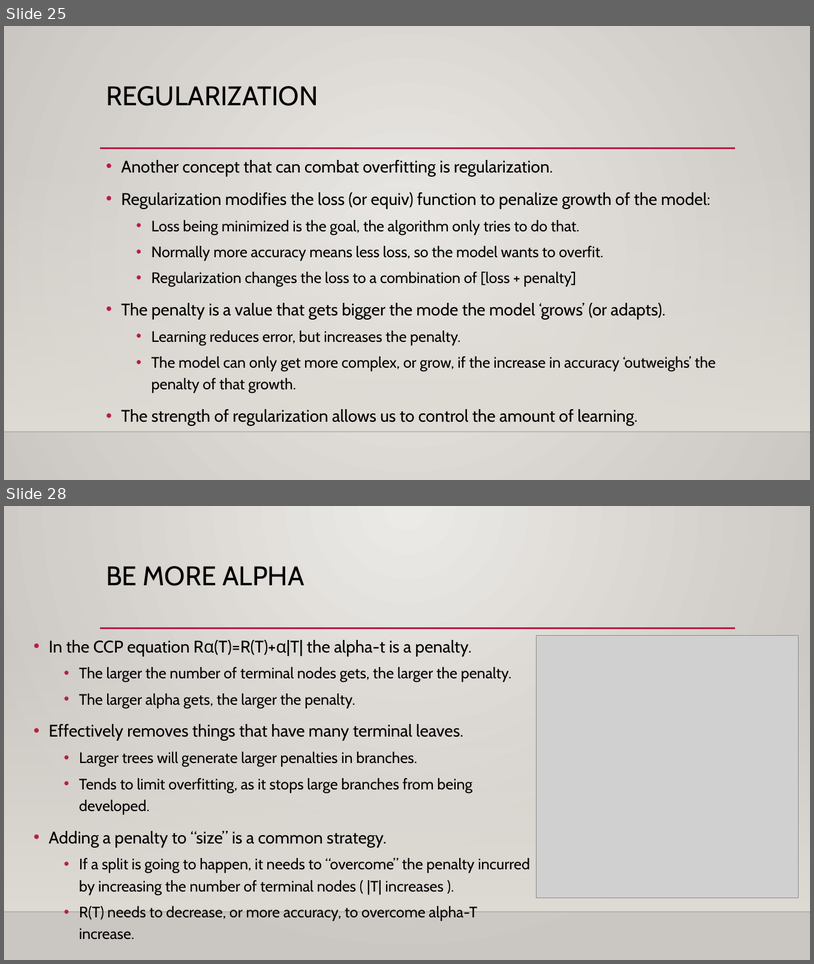
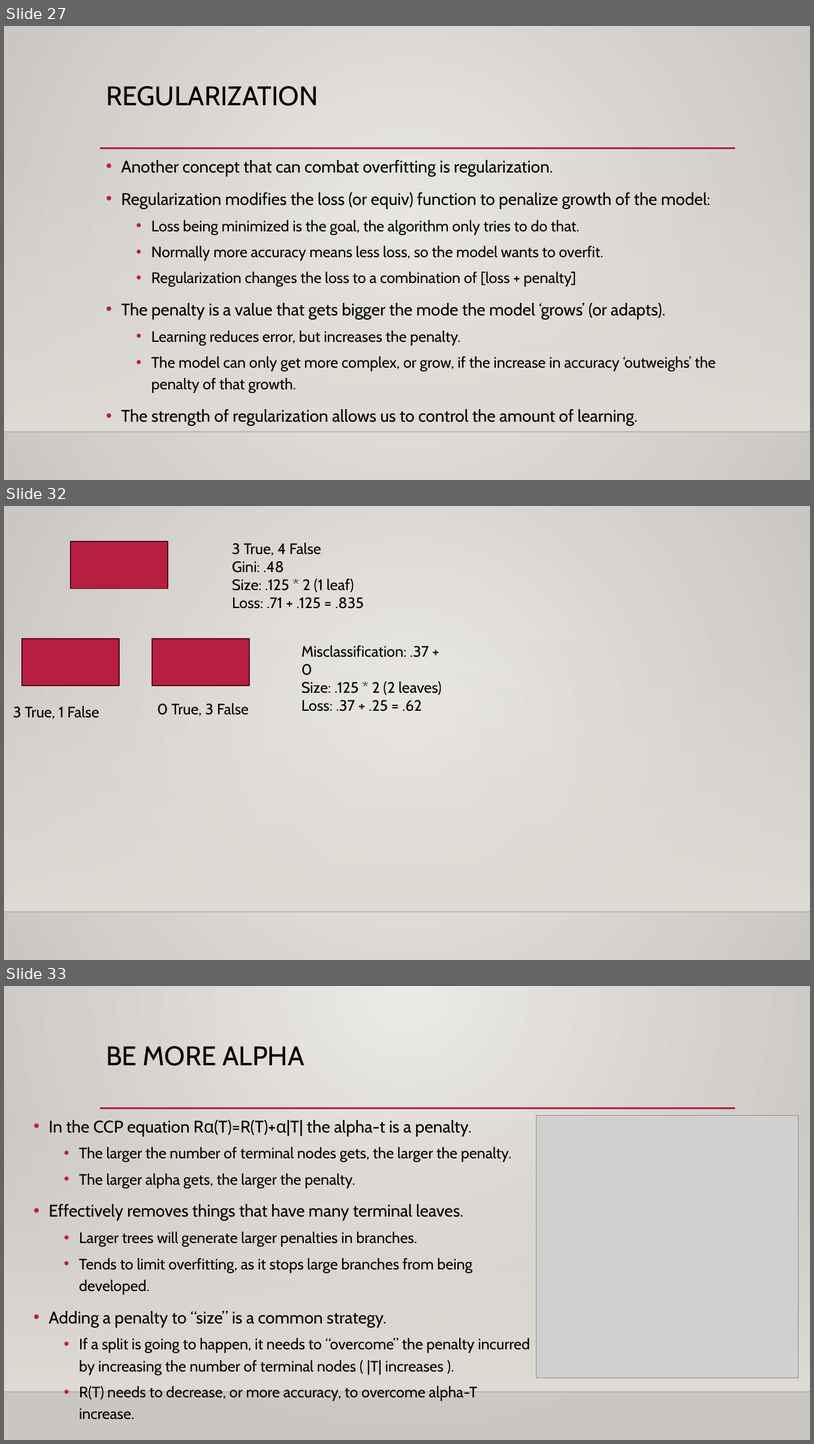
Before and after one commit to AkeemSemperDataScience/Intro_to_Machine_Learning_Students, a slide deck: reference_content/Slides/002_Trees_EDA.pptx. Shown one above the other, each under a label of ours: slides 25 and 28 before the commit, slides 27, 32 and 33 after it; the slides between them are not shown. The pictures are 814x964 and 814x1444 pixels, drawn with LibreOffice and Linux fonts; fonts in the diff are those of the drawing; grey boxes stand for pictures; background and template pictures are left out. Boxes give left, top, right and bottom in pixels: in the first picture for what was removed or moved away, otherwise in the second. Text is boxed around its words. In the diff, an @@ line names an element or a change of style, - is before the commit and + after.

```diff
--- a/reference_content/Slides/002_Trees_EDA.pptx
+++ b/reference_content/Slides/002_Trees_EDA.pptx
@@ slide 32 added at bbox=[4, 506, 810, 960], background gradient #ECEAE7 to #CAC7C1; not listed: 2 template elements that a slide beside it also shows @@
@@ rectangle added at bbox=[71, 541, 168, 589], fill #B71E42, outline #500D1D 1.25 pt @@
@@ text added at bbox=[232, 543, 364, 609], 18 pt, text #000000 @@
+3 True, 4 False
+Gini: .48
+Size: .125 * 2 (1 leaf)
+Loss: .71 + .125 = .835
@@ rectangle added at bbox=[22, 639, 120, 685], fill #B71E42, outline #500D1D 1.25 pt @@
@@ rectangle added at bbox=[152, 639, 249, 685], fill #B71E42, outline #500D1D 1.25 pt @@
@@ text added at bbox=[302, 645, 442, 711], 18 pt, text #000000 @@
+Misclassification: .37 + 0
+Size: .125 * 2 (2 leaves)
+Loss: .37 + .25 = .62
@@ text added at bbox=[157, 703, 249, 716], 18 pt, text #000000 @@
+0 True, 3 False
@@ text added at bbox=[13, 706, 99, 719], 18 pt, text #000000 @@
+3 True, 1 False
@@ what was slide 25 is now slide 27 @@
@@ what was slide 28 is now slide 33 @@
```
Also in this commit, not shown: 3 slides changed, 6 other slides added, 1 slide removed, 4 other files.
